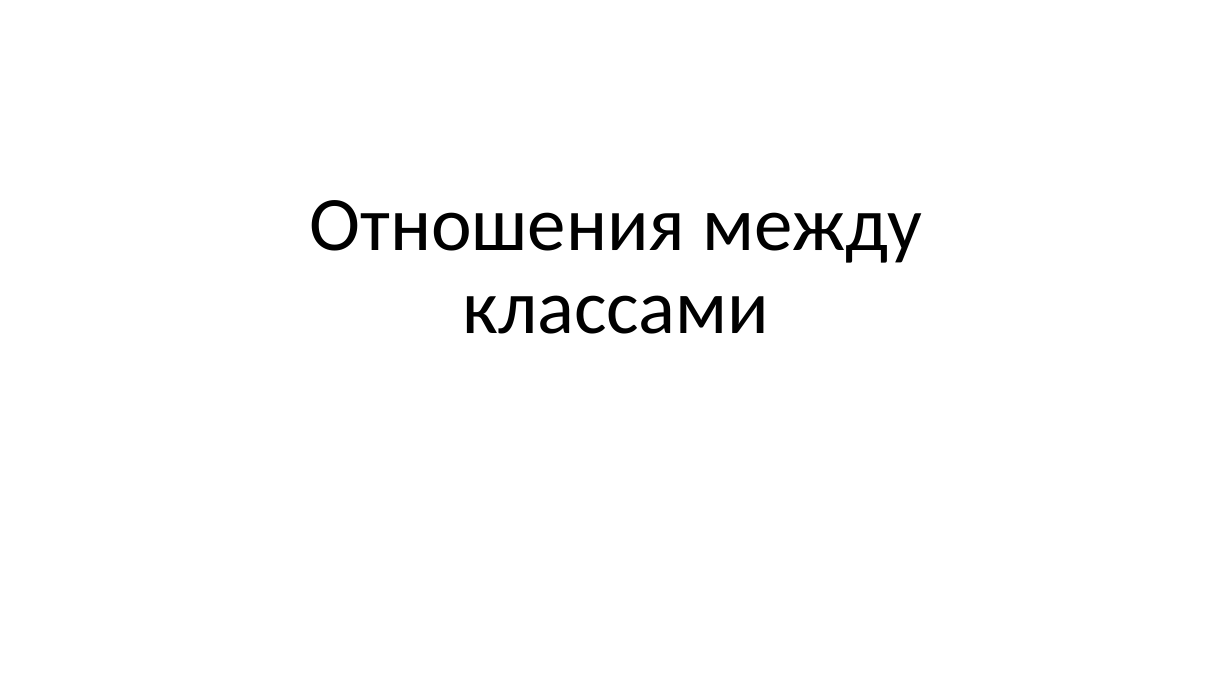
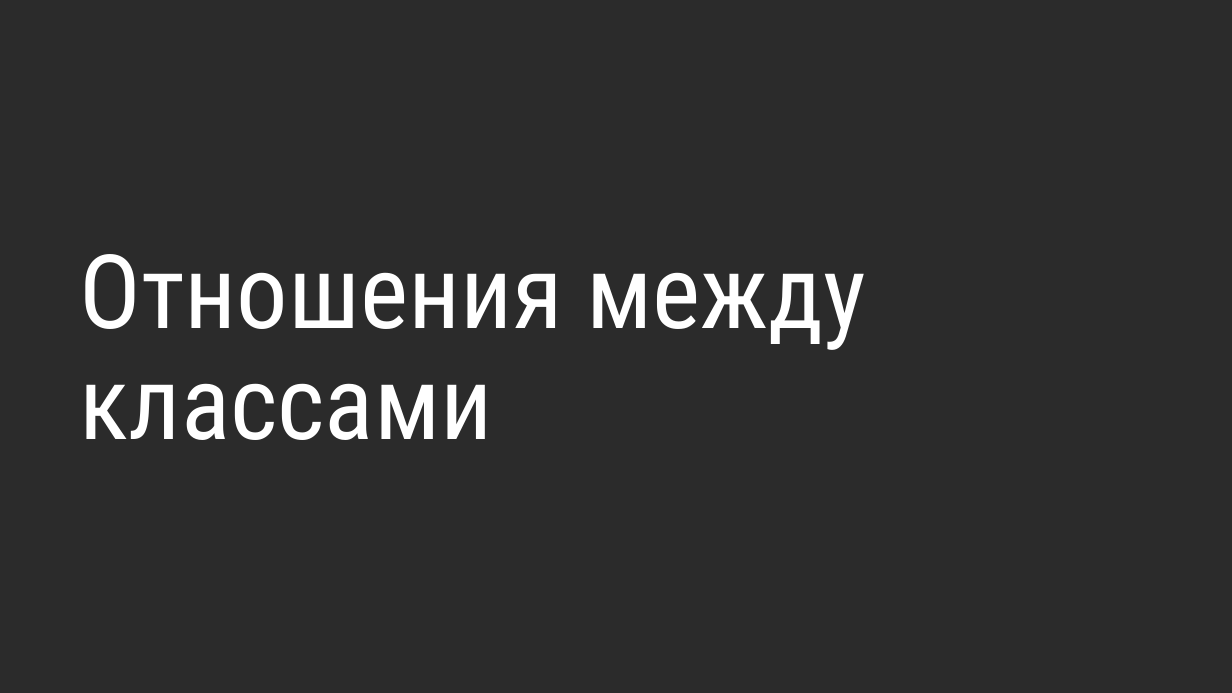
Before and after one commit to alexey-malov/oop, a slide deck: slide 1 of lectures/03/Виды отношений между классами.pptx. Drawn at 1232x693 pixels with LibreOffice and Linux fonts; fonts in the diff are those of the drawing; background and template pictures are left out; a plain dark background stands for a picture behind light text. Boxes give left, top, right and bottom in pixels: in the first picture for what was removed or moved away, otherwise in the second. Text is boxed around its words. In the diff, an @@ line names an element or a change of style, - is before the commit and + after.

```diff
--- a/lectures/03/Виды отношений между классами.pptx
+++ b/lectures/03/Виды отношений между классами.pptx
@@ background #FFFFFF to picture (left out) @@
@@ title "Отношения между классами": place and size @@
-title "Отношения между классами" at box(309, 200, 922, 334)
+title "Отношения между классами" at box(80, 254, 866, 440)
@@ title "Отношения между классами" at box(80, 254, 866, 440): size 60 to 80 pt, font Calibri to Roboto Condensed, text colour #000000 to #FFFFFF; alignment centre to left @@
```
Also in this commit, not shown: 9 other slides changed, 2 slides added, 2 other files.
